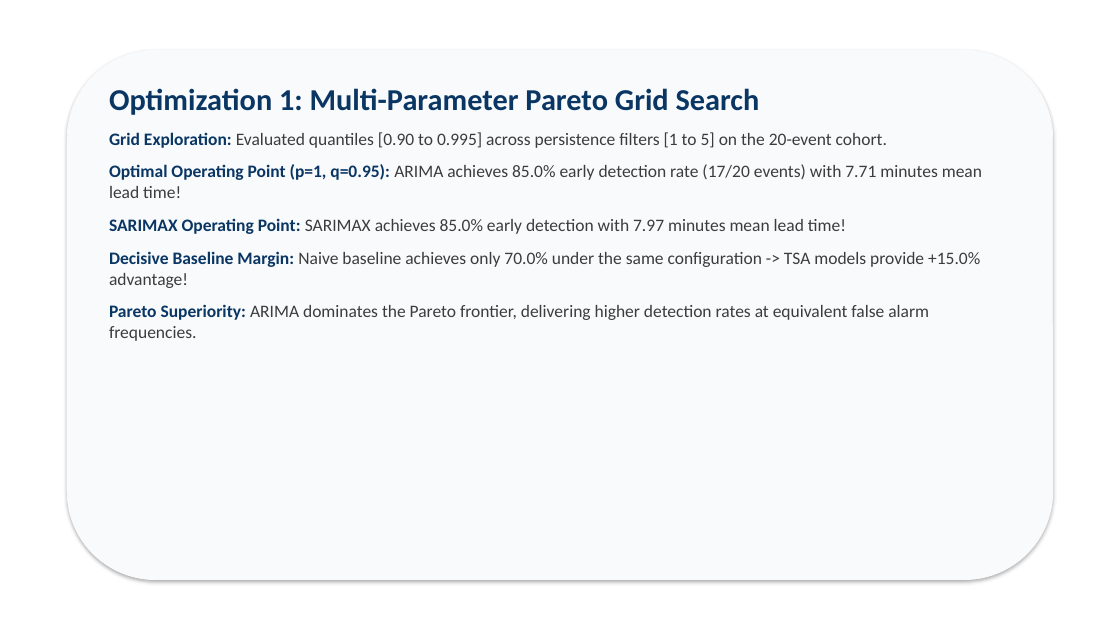
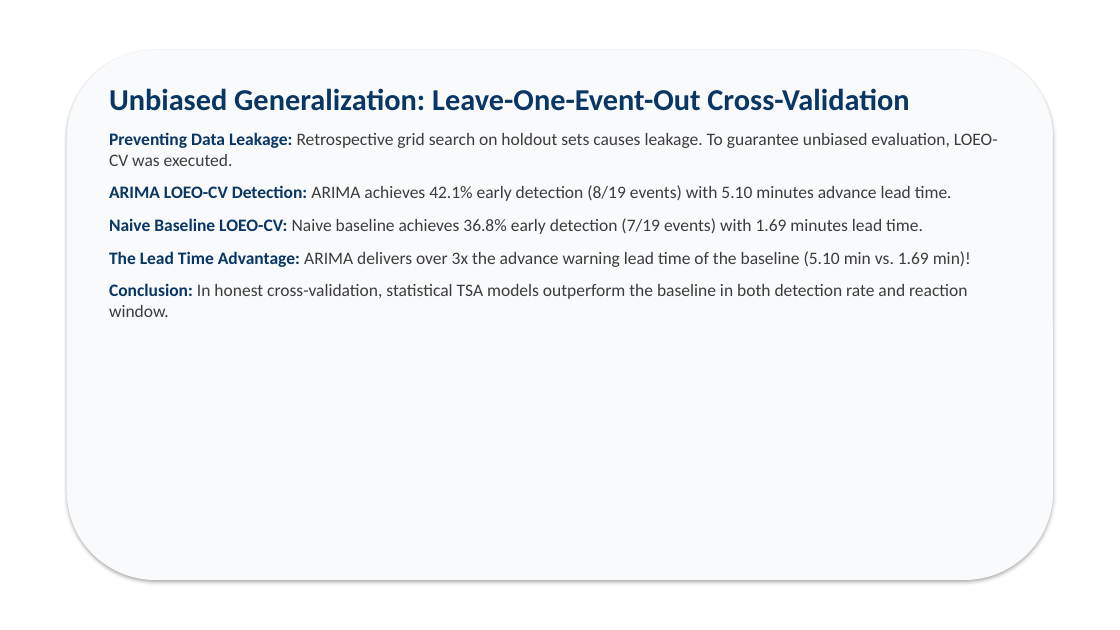
Before and after one commit to Ravva-78/tsa-oilguard, a slide deck: slide 6 of report/OILGUARD_Presentation.pptx. Drawn at 1120x630 pixels with LibreOffice and Linux fonts; fonts in the diff are those of the drawing. Boxes give left, top, right and bottom in pixels: in the first picture for what was removed or moved away, otherwise in the second. Text is boxed around its words. In the diff, an @@ line names an element or a change of style, - is before the commit and + after.

Commit message:
Audit and reconcile final OILGUARD results: resolve 19-event cohort, audit early-warning evaluation rules, add LOEO-CV, and verify Pareto frontier

```diff
--- a/report/OILGUARD_Presentation.pptx
+++ b/report/OILGUARD_Presentation.pptx
@@ text at (109,88,998,317): text changed @@
-Optimization 1: Multi-Parameter Pareto Grid Search
-Grid Exploration: Evaluated quantiles [0.90 to 0.995] across persistence filters [1 to 5] on the 20-event cohort.
-Optimal Operating Point (p=1, q=0.95): ARIMA achieves 85.0% early detection rate (17/20 events) with 7.71 minutes mean lead time!
-SARIMAX Operating Point: SARIMAX achieves 85.0% early detection with 7.97 minutes mean lead time!
-Decisive Baseline Margin: Naive baseline achieves only 70.0% under the same configuration -> TSA models provide +15.0% advantage!
-Pareto Superiority: ARIMA dominates the Pareto frontier, delivering higher detection rates at equivalent false alarm frequencies.
+Unbiased Generalization: Leave-One-Event-Out Cross-Validation
+Preventing Data Leakage: Retrospective grid search on holdout sets causes leakage. To guarantee unbiased evaluation, LOEO-CV was executed.
+ARIMA LOEO-CV Detection: ARIMA achieves 42.1% early detection (8/19 events) with 5.10 minutes advance lead time.
+Naive Baseline LOEO-CV: Naive baseline achieves 36.8% early detection (7/19 events) with 1.69 minutes lead time.
+The Lead Time Advantage: ARIMA delivers over 3x the advance warning lead time of the baseline (5.10 min vs. 1.69 min)!
+Conclusion: In honest cross-validation, statistical TSA models outperform the baseline in both detection rate and reaction window.
```
Also in this commit, not shown: 7 other slides changed, 27 other files.
